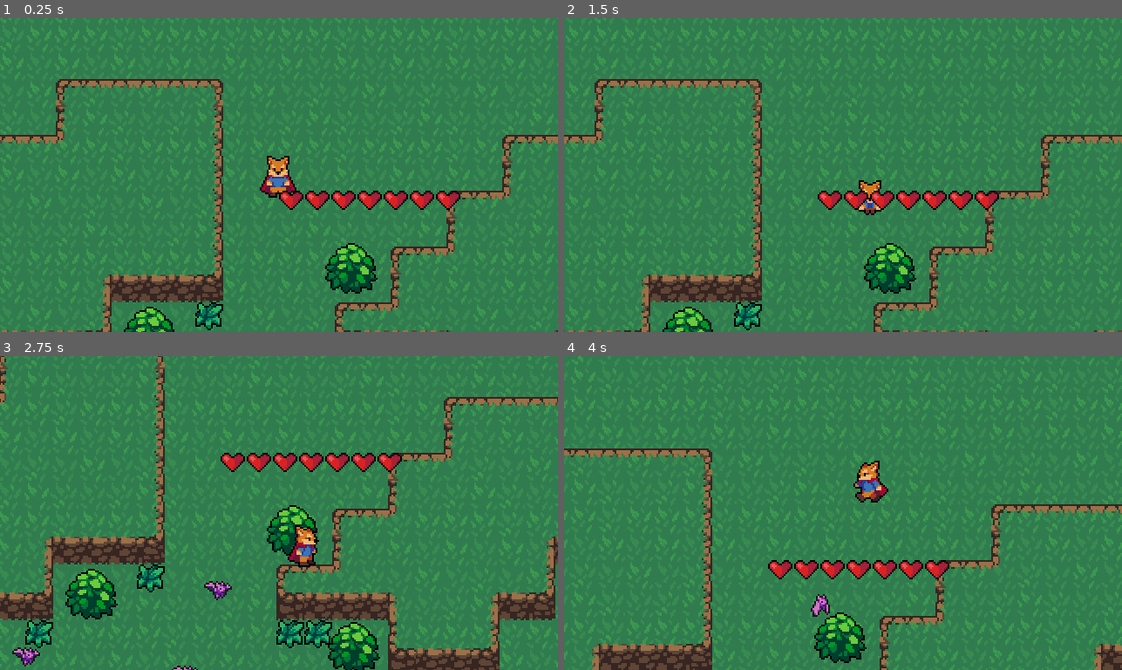
Above: before the commit, frames 1-4 (two rows, left to right).
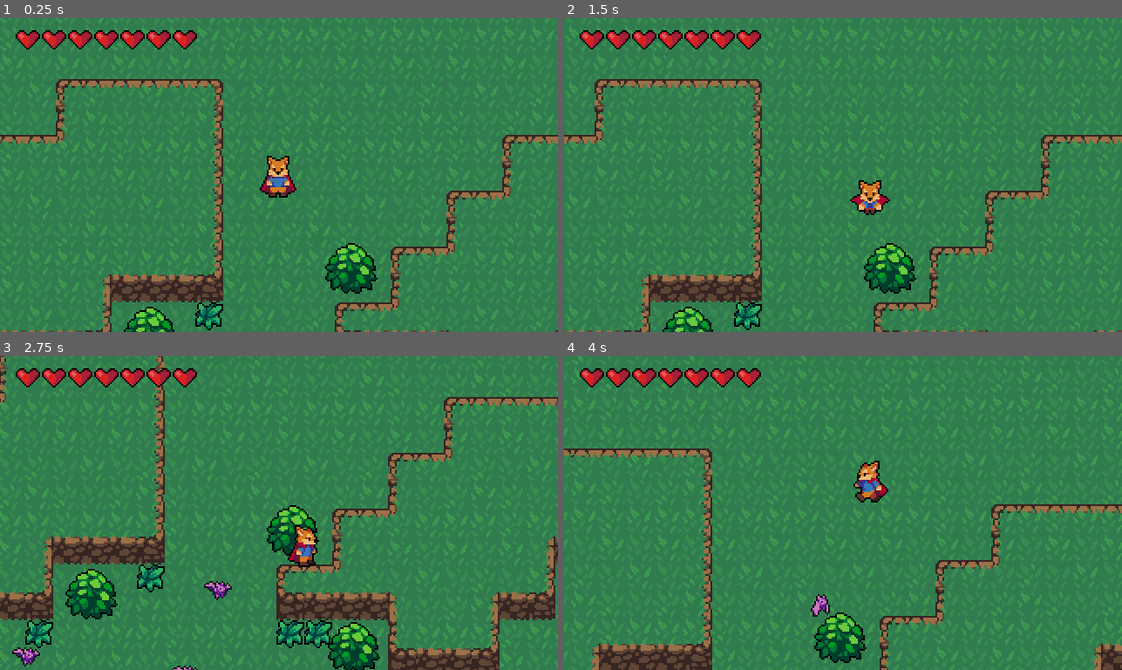
Above: after the commit, the same moments.

Repository: MilleniumBlitz/TopDownDungeon
Game: Godot game, scene res://main.tscn
Same seed, same stepped clock (60 frames per second), same inputs: the game is played once before the commit and once after it.
Inputs:
- Up to frame 1 (0.25 s): no input
- Up to frame 2 (1.5 s): tap Enter at 0.5 s; hold D (move_right) 0.53-1.28 s; hold E (attack) 0.53-1.28 s; hold S (move_down) from 1.28 s (still down); tap A (roll) at 1.35 s
- Up to frame 3 (2.75 s): release S (move_down) at 2.03 s; hold D (move_right) from 2.03 s (still down); hold E (attack) from 2.03 s (still down)
- Up to frame 4 (4 s): release D (move_right) at 2.78 s; release E (attack) at 2.78 s; hold Z (move_up) 2.78-3.53 s; tap A (roll) at 2.85 s; hold Q (move_left) from 3.53 s (still down); hold E (attack) from 3.53 s (still down)

The runs differ from the first frame. In frame 1, 2.4% of the frame differs, in the area x 2-83%, y 3-62%; in frame 2, 2.4%; in frame 3, 2.4%, in the area x 2-73%, y 3-37%; in frame 4, 2.4%.

Commit message:
The UI now follow the camera

Diff:
--- a/characters/player/player.tscn
+++ b/characters/player/player.tscn
@@ -9,6 +9,7 @@
 [ext_resource path="res://tools/hitbox.tscn" type="PackedScene" id=7]
 [ext_resource path="res://characters/player/states/roll.gd" type="Script" id=8]
 [ext_resource path="res://tools/hurtbox.tscn" type="PackedScene" id=9]
+[ext_resource path="res://ui/health_ui.tscn" type="PackedScene" id=10]
 
 [sub_resource type="RectangleShape2D" id=1]
 extents = Vector2( 3.875, 1.75 )
@@ -622,6 +623,14 @@
 collision_layer = 6
 collision_mask = 0
 script = ExtResource( 2 )
+
+[node name="CanvasLayer" type="CanvasLayer" parent="."]
+
+[node name="HealthUI" parent="CanvasLayer" instance=ExtResource( 10 )]
+margin_left = 8.50446
+margin_top = 7.06398
+margin_right = 48.5045
+margin_bottom = 47.064
 
 [node name="Camera2D" type="Camera2D" parent="."]
 position = Vector2( 0, -9 )
--- a/levels/level.tscn
+++ b/levels/level.tscn
@@ -7,7 +7,6 @@
 [ext_resource path="res://assets/terrain/grass.tscn" type="PackedScene" id=5]
 [ext_resource path="res://characters/player/player.tscn" type="PackedScene" id=6]
 [ext_resource path="res://characters/enemy/bat/bat.tscn" type="PackedScene" id=7]
-[ext_resource path="res://ui/health_ui.tscn" type="PackedScene" id=8]
 
 [sub_resource type="ConvexPolygonShape2D" id=1]
 points = PoolVector2Array( 0, 0, 32, 0, 32, 32, 0, 32 )
@@ -538,5 +537,3 @@
 
 [node name="Bat5" parent="YSort/Ennemies" instance=ExtResource( 7 )]
 position = Vector2( 242.902, -73.3327 )
-
-[node name="HealthUI" parent="." instance=ExtResource( 8 )]
Not shown: 1 places in characters/player/player.tscn that only renumber resources
Not shown: 1 places in levels/level.tscn that only renumber resources
